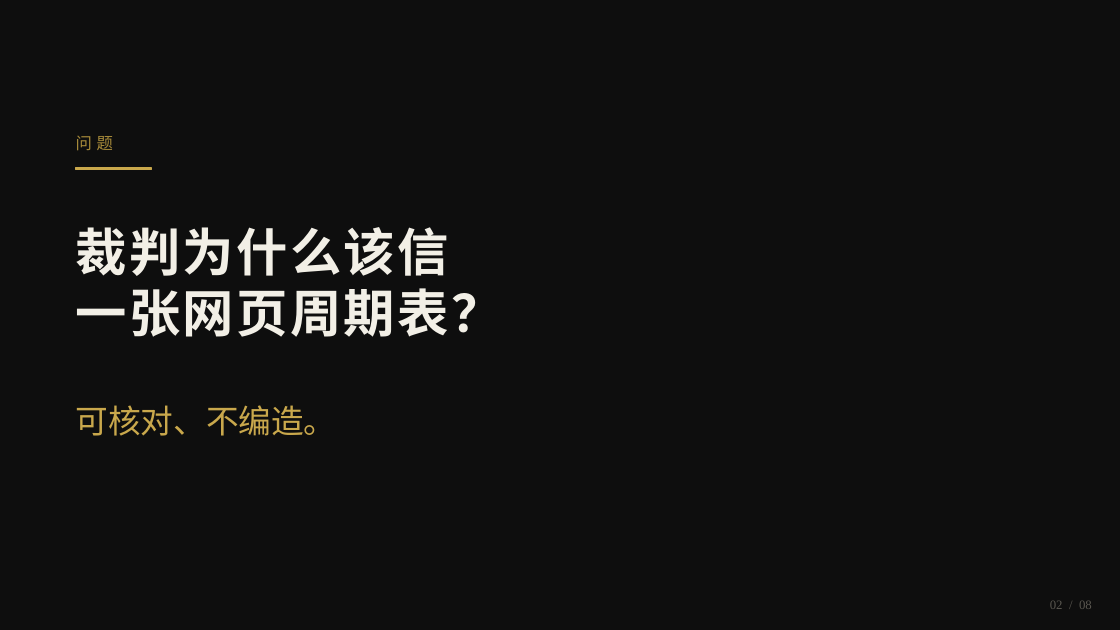
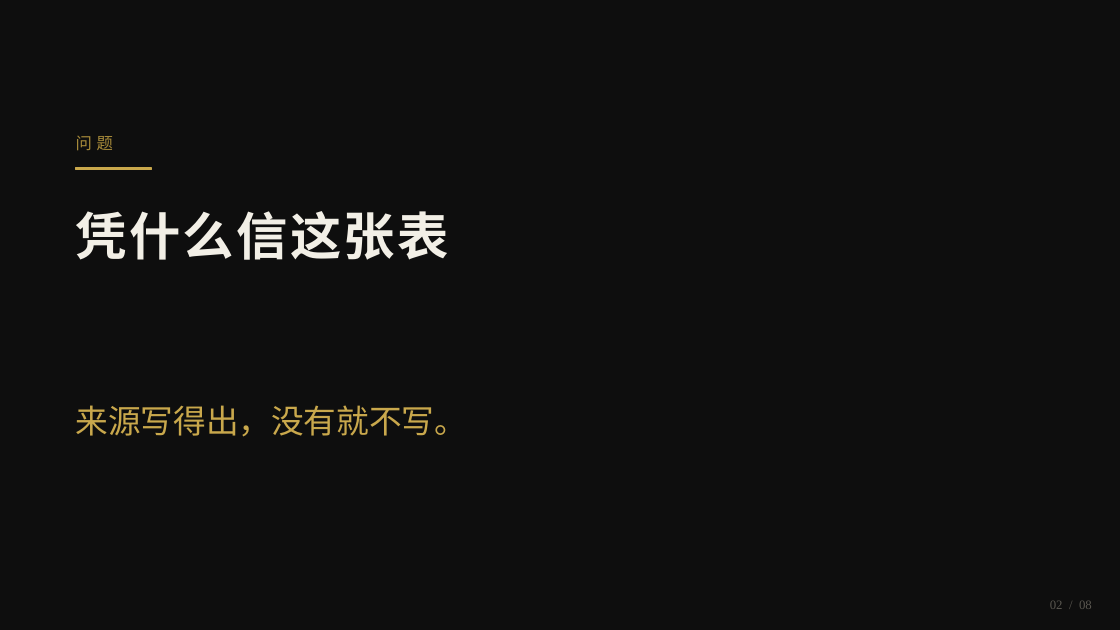
Before and after one commit to LE-CXR/stardust-chronicles, a slide deck: slide 2 of docs/jury/stardust-jury.pptx. Drawn at 1120x630 pixels with LibreOffice and Linux fonts; fonts in the diff are those of the drawing. Boxes give left, top, right and bottom in pixels: in the first picture for what was removed or moved away, otherwise in the second. Text is boxed around its words. In the diff, an @@ line names an element or a change of style, - is before the commit and + after.

```diff
--- a/docs/jury/stardust-jury.pptx
+++ b/docs/jury/stardust-jury.pptx
@@ text at [76, 211, 449, 260]: text changed @@
-裁判为什么该信
-一张网页周期表？
+凭什么信这张表
@@ text at [76, 405, 468, 437]: text changed @@
-可核对、不编造。
+来源写得出，没有就不写。
```
Also in this commit, not shown: 5 other slides changed.
